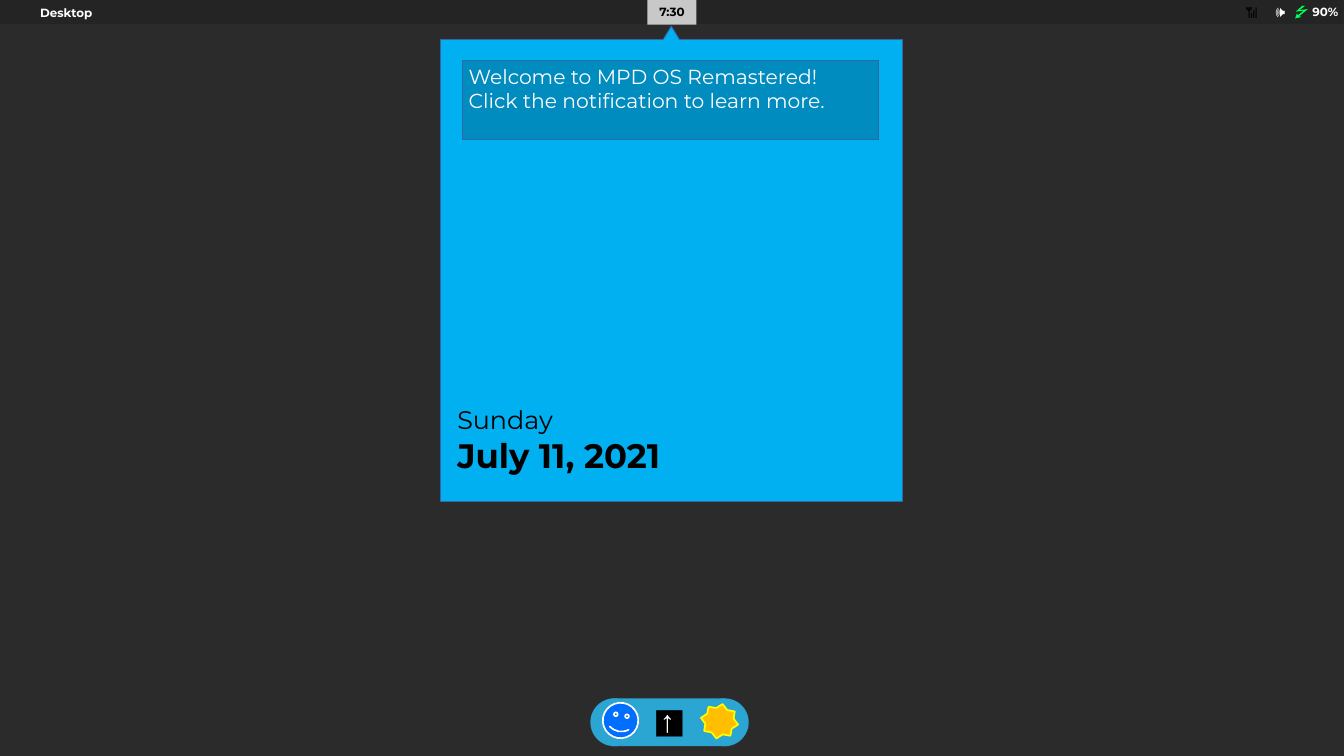
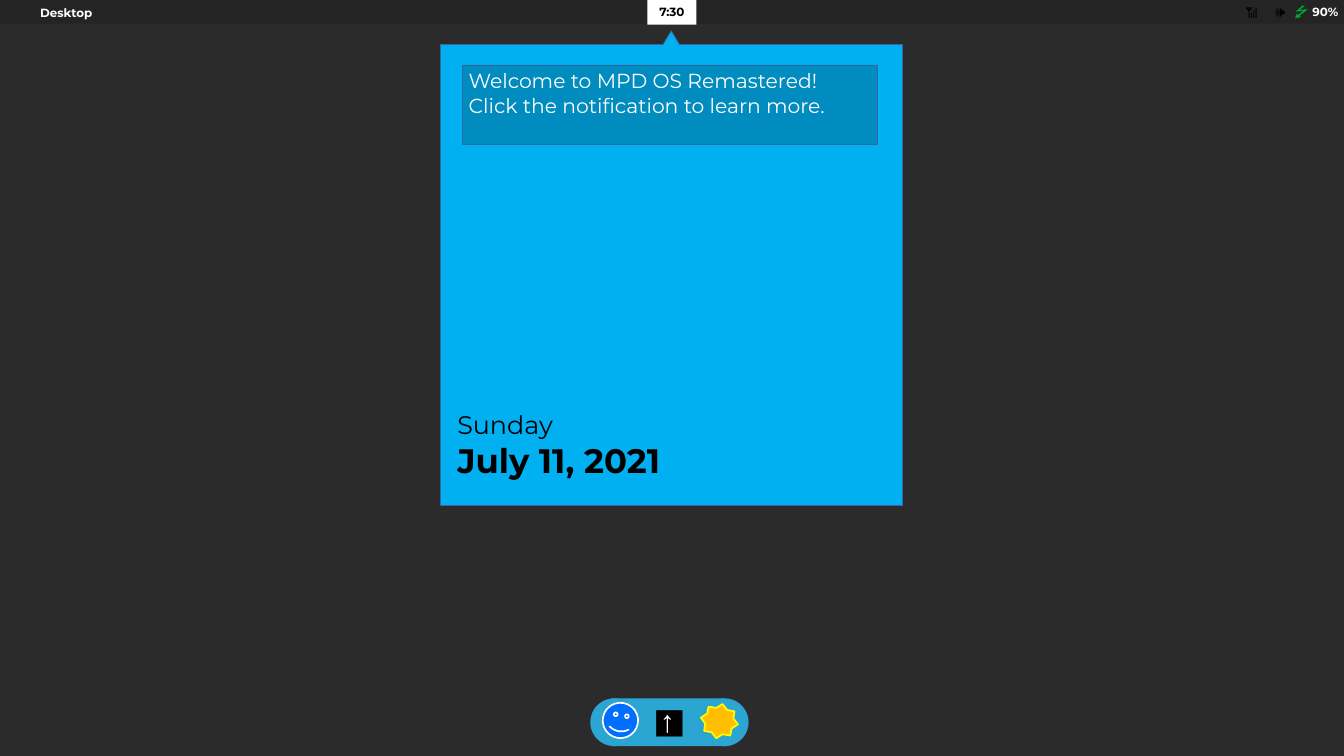
Before and after one commit to MediaPlay-Discord/os, a slide deck: slide 5 of extras/pptx/MPD OS Desktop Environment.pptx (slide 4 before the commit). Drawn at 1344x756 pixels with LibreOffice and Linux fonts; fonts in the diff are those of the drawing; background and template pictures are left out; a plain dark background stands for a picture behind light text. Boxes give left, top, right and bottom in pixels: in the first picture for what was removed or moved away, otherwise in the second. Text is boxed around its words. In the diff, an @@ line names an element or a change of style, - is before the commit and + after.

```diff
--- a/extras/pptx/MPD OS Desktop Environment.pptx
+++ b/extras/pptx/MPD OS Desktop Environment.pptx
@@ rectangle "7:30" at [648,0,696,24]: fill #FFFFFF at 75% opacity to #FFFFFF @@
@@ text "🕪" at [1253,0,1298,43]: text colour #FFFFFF to #000000 @@
@@ freeform shape at [1295,6,1307,18]: fill #00FF58 to #00A933; outline redrawn @@
@@ 2 texts, 2 rectangles, 1 freeform shape, 1 line: place and size @@
-2 texts, 2 rectangles, 1 freeform shape, 1 line at [441,26,903,501]
+2 texts, 2 rectangles, 1 freeform shape, 1 line at [441,30,903,506]
```
Also in this commit, not shown: 3 other slides changed, 1 slide added, 9 other files.
